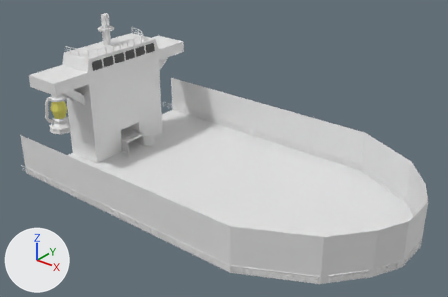
Before and after pictures for a commit that changed the Blender file Assets/Models/ShipInterior.blend.
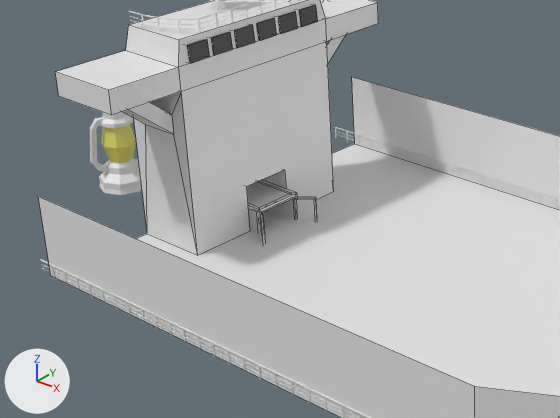
Old and new are each drawn whole from a camera (50 mm lens) standing at (36.2, -30.9, 21.9) and looking at (11.2, 0.5, 2.5) and again close up on the part from 0% to 61% of the width and 14% to 81% of the height. Every picture has the same lights, and +X, +Y and +Z are marked at lower left. The close-ups show mesh edges as thin lines.

Names of what the first close-up shows: 'BoatBottom', 'BoatBottom.001', 'ContainerWithInside', 'Cube', 'Cube.001', 'Cylinder', 'Fence', 'Fence.001'.
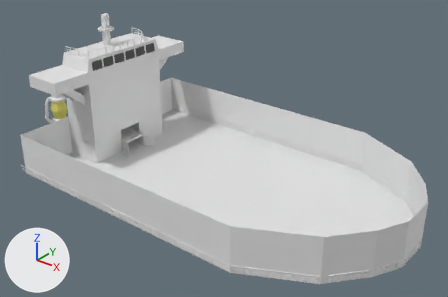
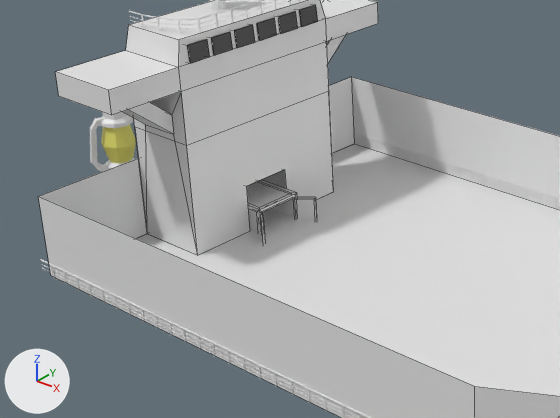
Commit message: final ship

Where the change shows, as pixel boxes (x1, y1, x2, y2) in the close-ups (560 x 418 px):
'MainShipCollider', added
    after: (264, 170, 286, 189)
part 1 of me_plane_002, added
    after: (39, 158, 147, 238)
part 2 of me_plane_002, added
    after: (329, 77, 355, 153)

Diff of the bpy script that builds the scene:
```diff
--- a/Assets/Models/ShipInterior.blend.py
+++ b/Assets/Models/ShipInterior.blend.py
@@ me_plane_002 @@
 me_plane_002.from_pydata(...)  # 20 vertices, 9 faces; spans x -1.0..25.9, y -8.0..8.0, z 0.0..3.1
 # used by ob_boatbottom_001; location = (0.0, 0.0, 0.0)
 # verts and faces of me_plane_002; kept vertices keep their numbers, new ones are numbered from 20
 # before: 0 (-1.0, -8.0, 0.0) at pixel (50, 275), 10 (-1.0, -8.0, 3.1) at pixel (38, 196)
 # before: 2 (-1.0, 8.0, 0.0) at pixel (354, 143), 12 (-1.0, 8.0, 3.1) at pixel (351, 76)
+# me_plane_002 part 1
+verts[20] = (-1.0, -3.0, 0.0)
+verts[21] = (-1.0, -3.0, 3.1)
+faces += [(0, 20, 21, 10)]
+# me_plane_002 part 2
+verts[22] = (-1.0, 2.6, 0.0)
+verts[23] = (-1.0, 2.6, 3.1)
+faces += [(2, 12, 23, 22)]
 me_plane_002.materials.append(mat_deck)
@@ me_cube_006 @@
+me_cube_006.from_pydata(...)  # a box spanning x -1.9..0.99, y -3.63..3.63, z -2.75..1.64
@@ ob_mainshipcollider @@
+ob_mainshipcollider = bpy.data.objects.new('MainShipCollider', me_cube_006)
+ob_mainshipcollider.location = (0.91, 0.0, 2.74)
+_m = ob_mainshipcollider.modifiers.new('Boolean', 'BOOLEAN')
+_m.object = ob_negative
```
